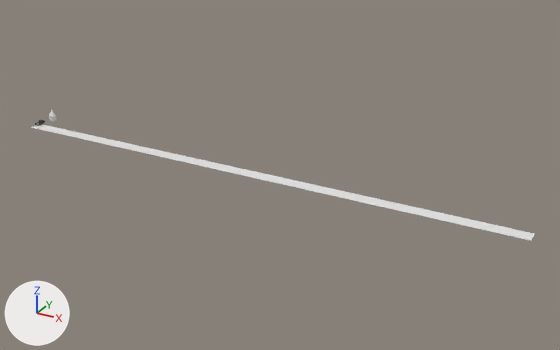
An edit to the Blender file blend/main.blend, drawn before and after from the same camera.
Rendered twice from a camera (50 mm lens) standing at (230.7, -214.6, 109.3) and looking at (108.7, 7.2, -1.6). The lights are fixed; the arrows at lower left show +X, +Y and +Z.

In view in the first picture: 'Plane', 'model'.
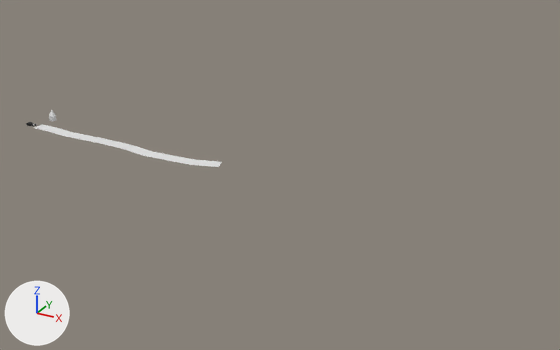
ob_beziercurve_road is not drawn itself; it is used by a modifier of ob_road.

The change, as a diff of the scene's bpy script:
```diff
--- a/blend/main.blend.py
+++ b/blend/main.blend.py
@@ me_plane @@
+me_plane.from_pydata([(-1.0, -2.5, 0.0), (1.0, -2.5, 0.0), (-1.0, 2.5, 0.0), (1.0, 2.5, 0.0)], [], [(0, 1, 3, 2)])
@@ cu_beziercurve @@
+cu_beziercurve = bpy.data.curves.new('BezierCurve', 'CURVE')
+cu_beziercurve.dimensions = '3D'
+_sp = cu_beziercurve.splines.new('BEZIER'); _sp.bezier_points.add(7)
+_sp.bezier_points.foreach_set('co', [0.662, 0.0, 0.0, 7.288, 0.0, 0.0, 16.77, -1.073, 0.0, 33.2, -0.338, 0.0, 45.77, -0.592, 0.0, 57.9, -2.243, 0.0, 77.9, -0.846, 0.0, 87.49, 2.202, 0.0])
+_sp.bezier_points.foreach_set('handle_left', [-0.045, -0.0291, 0.0, 6.288, 0.0, 0.0, 15.77, -1.073, 0.0, 32.2, -0.338, 0.0, 44.77, -0.592, 0.0, 56.9, -2.243, 0.0, 76.97, -1.191, 0.0, 86.55, 1.856, 0.0])
+_sp.bezier_points.foreach_set('handle_right', [1.368, 0.0291, 0.0, 8.288, 0.0, 0.0, 17.77, -1.073, 0.0, 34.2, -0.338, 0.0, 46.77, -0.592, 0.0, 58.9, -2.243, 0.0, 78.84, -0.501, 0.0, 88.43, 2.547, 0.0])
+for _p, _l, _r in zip(_sp.bezier_points, ['ALIGNED', 'ALIGNED', 'ALIGNED', 'ALIGNED', 'ALIGNED', 'ALIGNED', 'ALIGNED', 'ALIGNED'], ['ALIGNED', 'ALIGNED', 'ALIGNED', 'ALIGNED', 'ALIGNED', 'ALIGNED', 'ALIGNED', 'ALIGNED']): _p.handle_left_type = _l; _p.handle_right_type = _r
+_sp.order_u = 0
+_sp.order_v = 0
+cu_beziercurve.use_path = True
+cu_beziercurve.use_path_clamp = True
+cu_beziercurve.fill_mode = 'FULL'
@@ ob_camera_target @@
 ob_camera_target = bpy.data.objects.new('camera.target', None)
-ob_camera_target.parent = ob_model
 ob_camera_target.location = (0.0, 0.0, 3.252)
@@ ob_plane @@
-ob_plane = bpy.data.objects.new('Plane', me_plane_001)
-ob_plane.location = (98.3, 0.0, 0.0)
@@ ob_model @@
-ob_model = bpy.data.objects.new('model', None)
-ob_model.location = (0.0, 0.0, 0.0)
-ob_model.instance_type = 'COLLECTION'
-ob_model.instance_collection = col_model_002
@@ ob_beziercurve_road @@
+ob_beziercurve_road = bpy.data.objects.new('BezierCurve.Road', cu_beziercurve)
+ob_beziercurve_road.location = (0.0, 0.0, 0.0)
@@ ob_road @@
+ob_road = bpy.data.objects.new('road', me_plane)
+ob_road.location = (0.0, 0.0, 0.0)
+_m = ob_road.modifiers.new('Array', 'ARRAY')
+_m.fit_type = 'FIT_CURVE'
+_m.curve = ob_beziercurve_road
+_m.constant_offset_displace = (0.0, 0.0, 0.0)
+_m = ob_road.modifiers.new('Curve', 'CURVE')
+_m.object = ob_beziercurve_road
@@ ob_car @@
+ob_car = bpy.data.objects.new('car', None)
+ob_car.location = (-1.0, -0.3, 0.0)
+ob_car.rotation_euler = (0.0, 0.0, 1.602)  # degrees (0, 0, 92)
+ob_car.instance_type = 'COLLECTION'
+ob_car.instance_collection = col_model_002
```

What differs and where, as boxes (x1, y1, x2, y2) in the pictures (560 x 350 px):
'Plane', deleted
    before: (31, 124, 535, 241)
'road', added
    after: (35, 124, 222, 167)
'model', deleted
    before: (35, 120, 45, 126)
'car', added
    after: (26, 122, 36, 127)
